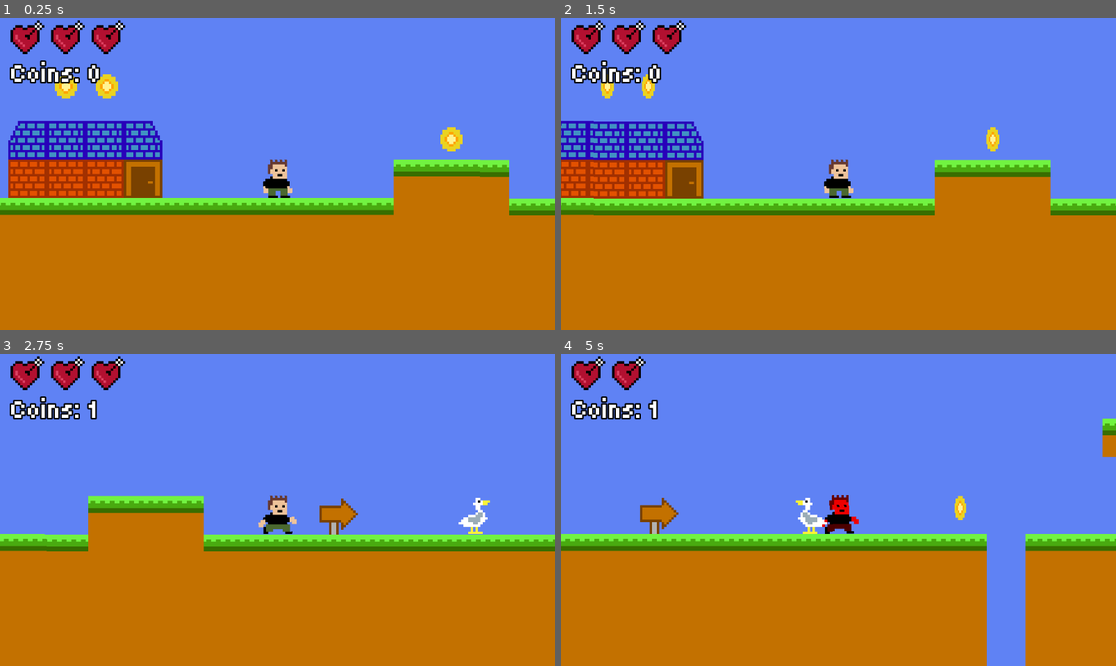
Above: before the commit, frames 1-4 (two rows, left to right).
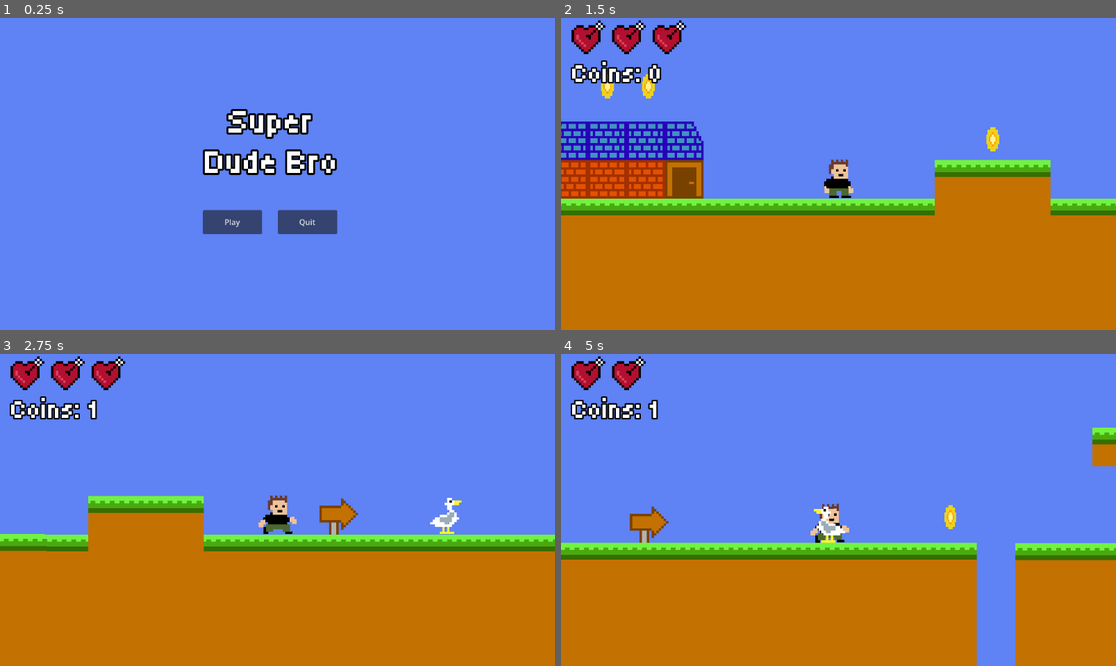
Above: after the commit, the same moments.

Repository: BrendanGasparin/gd-2d-platformer
Game: Godot game, scene res://Scenes/menu.tscn
Two runs of this game, one before a commit and one after it. Both use one fixed random seed, a clock stepped at 60 frames per second and the inputs below. Before the commit the project starts from res://Scenes/Levels/W1L1.tscn.
Inputs (mouse positions are in pixels of both pictures, inside the frame that each line leads up to):
- Up to frame 1 (0.25 s): no input
- Up to frame 2 (1.5 s): click (794, 220) at 0.5 s, where only the run after the commit has a clickable "Play"; hold Right (move_right) from 1.28 s (still down)
- Up to frame 3 (2.75 s): keep holding Right (move_right); tap Up (jump) at 1.52, 2.27 s
- Up to frame 4 (5 s): release Right (move_right) at 2.78 s; hold Left (move_left) 2.78-3.53 s; hold Right (move_right) from 3.53 s (still down); tap Up (jump) at 3.77, 4.52 s

The runs differ from the first frame. In frame 1, 57% of the frame differs, in the area x 0-100%, y 0-100%; in frame 2, 0.3%; in frame 3, 0.6%; in frame 4, 11%.

Commit message:
Implement main menu and game over screen

Diff:
--- /dev/null
+++ b/Scenes/game_over.tscn
@@ -0,0 +1,40 @@
+[gd_scene format=3 uid="uid://cugb0q4cigufk"]
+
+[ext_resource type="Script" uid="uid://c0da6e5njdanu" path="res://Scripts/menu.gd" id="1_8fo1c"]
+[ext_resource type="FontFile" uid="uid://dvfvoc5ibplow" path="res://Fonts/Tiny5-Regular.ttf" id="2_ek8ke"]
+
+[sub_resource type="LabelSettings" id="LabelSettings_xhh6f"]
+font = ExtResource("2_ek8ke")
+font_size = 72
+outline_size = 16
+outline_color = Color(0, 0, 0, 1)
+
+[node name="Game Over" type="Control" unique_id=2032412559]
+layout_mode = 3
+anchors_preset = 15
+anchor_right = 1.0
+anchor_bottom = 1.0
+grow_horizontal = 2
+grow_vertical = 2
+script = ExtResource("1_8fo1c")
+
+[node name="Game Over Message" type="Label" parent="." unique_id=1739622702]
+layout_mode = 0
+offset_left = 414.0
+offset_top = 202.0
+offset_right = 792.0
+offset_bottom = 287.0
+text = "GAME OVER"
+label_settings = SubResource("LabelSettings_xhh6f")
+horizontal_alignment = 1
+
+[node name="Game Over Message2" type="Label" parent="." unique_id=1553571786]
+layout_mode = 0
+offset_left = 415.0
+offset_top = 284.0
+offset_right = 793.0
+offset_bottom = 449.0
+text = "You died,
+bro!"
+label_settings = SubResource("LabelSettings_xhh6f")
+horizontal_alignment = 1
--- /dev/null
+++ b/Scenes/menu.tscn
@@ -0,0 +1,63 @@
+[gd_scene format=3 uid="uid://cbstcnh2sf3g7"]
+
+[ext_resource type="FontFile" uid="uid://dvfvoc5ibplow" path="res://Fonts/Tiny5-Regular.ttf" id="1_1rerr"]
+[ext_resource type="Script" uid="uid://c0da6e5njdanu" path="res://Scripts/menu.gd" id="1_xhh6f"]
+
+[sub_resource type="LabelSettings" id="LabelSettings_xhh6f"]
+font = ExtResource("1_1rerr")
+font_size = 72
+outline_size = 16
+outline_color = Color(0, 0, 0, 1)
+
+[node name="Menu" type="Control" unique_id=2032412559]
+layout_mode = 3
+anchors_preset = 15
+anchor_right = 1.0
+anchor_bottom = 1.0
+grow_horizontal = 2
+grow_vertical = 2
+script = ExtResource("1_xhh6f")
+
+[node name="Title" type="Label" parent="." unique_id=1739622702]
+layout_mode = 0
+offset_left = 425.0
+offset_top = 175.0
+offset_right = 704.0
+offset_bottom = 340.0
+text = "Super
+Dude Bro"
+label_settings = SubResource("LabelSettings_xhh6f")
+horizontal_alignment = 1
+
+[node name="Play Button" type="Button" parent="." unique_id=1634996890]
+layout_mode = 1
+anchors_preset = 8
+anchor_left = 0.5
+anchor_top = 0.5
+anchor_right = 0.5
+anchor_bottom = 0.5
+offset_left = -155.0
+offset_top = 75.0
+offset_right = -32.0
+offset_bottom = 125.0
+grow_horizontal = 2
+grow_vertical = 2
+text = "Play"
+
+[node name="Quit Button" type="Button" parent="." unique_id=1342444490]
+layout_mode = 1
+anchors_preset = 8
+anchor_left = 0.5
+anchor_top = 0.5
+anchor_right = 0.5
+anchor_bottom = 0.5
+offset_left = 1.0
+offset_top = 75.0
+offset_right = 124.0
+offset_bottom = 125.0
+grow_horizontal = 2
+grow_vertical = 2
+text = "Quit"
+
+[connection signal="pressed" from="Play Button" to="." method="_on_play_button_pressed"]
+[connection signal="pressed" from="Quit Button" to="." method="_on_quit_button_pressed"]
--- /dev/null
+++ b/Scripts/menu.gd
@@ -0,0 +1,18 @@
+extends Control
+
+# Called when the node enters the scene tree for the first time.
+func _ready() -> void:
+	if name == "Game Over":
+		await get_tree().create_timer(3.0).timeout
+		get_tree().change_scene_to_file("res://Scenes/menu.tscn")
+
+# Called every frame. 'delta' is the elapsed time since the previous frame.
+func _process(_delta: float) -> void:
+	pass
+
+func _on_play_button_pressed() -> void:
+	Stats.score = 0
+	get_tree().change_scene_to_file("res://Scenes/Levels/W1L1.tscn")
+
+func _on_quit_button_pressed() -> void:
+	get_tree().quit()
--- a/Scripts/player.gd
+++ b/Scripts/player.gd
@@ -41,7 +41,11 @@
 	move_and_slide()
 
 func _process(_delta : float) -> void:
-	sprite.flip_h = velocity.x < 0
+	# sprite.flip_h = velocity.x < 0
+	if velocity.x < 0:
+		sprite.flip_h = 1
+	elif velocity.x > 0:
+		sprite.flip_h = 0
 
 	if global_position.y > 40:
 		game_over()
@@ -70,7 +74,7 @@
 		call_deferred("game_over")
 
 func game_over():
-	get_tree().change_scene_to_file("res://Scenes/Levels/W1L1.tscn")
+	get_tree().change_scene_to_file("res://Scenes/game_over.tscn")
 
 func increase_coins(amount : int):
 	Stats.score += amount
--- a/project.godot
+++ b/project.godot
@@ -11,7 +11,7 @@
 [application]
 
 config/name="Super Jump Dude"
-run/main_scene="uid://ch55mbp0wwygh"
+run/main_scene="uid://cbstcnh2sf3g7"
 config/features=PackedStringArray("4.6", "Forward Plus")
 config/icon="res://icon.svg"
 
Not shown, added: Scripts/menu.gd.uid
